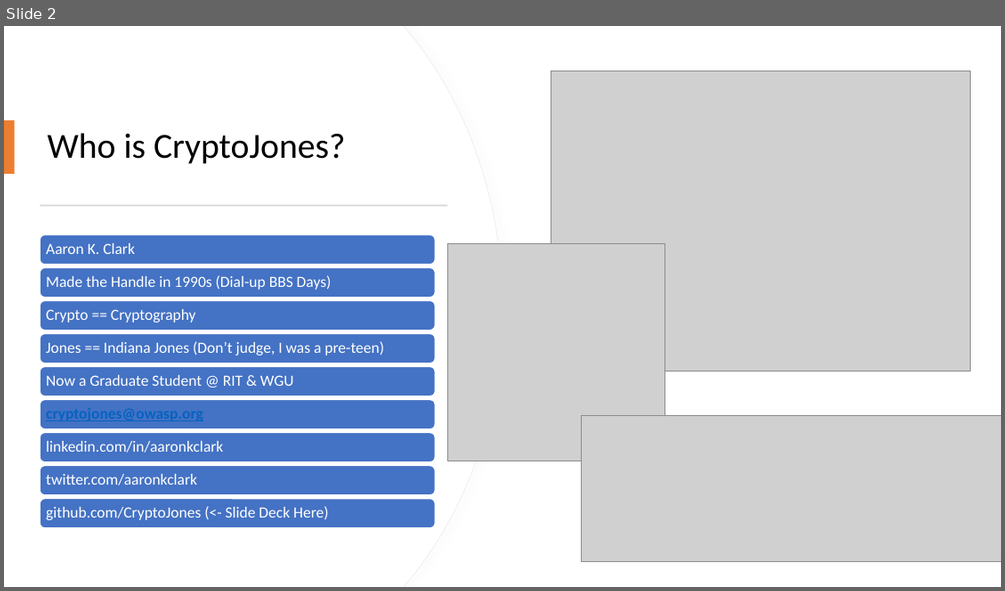
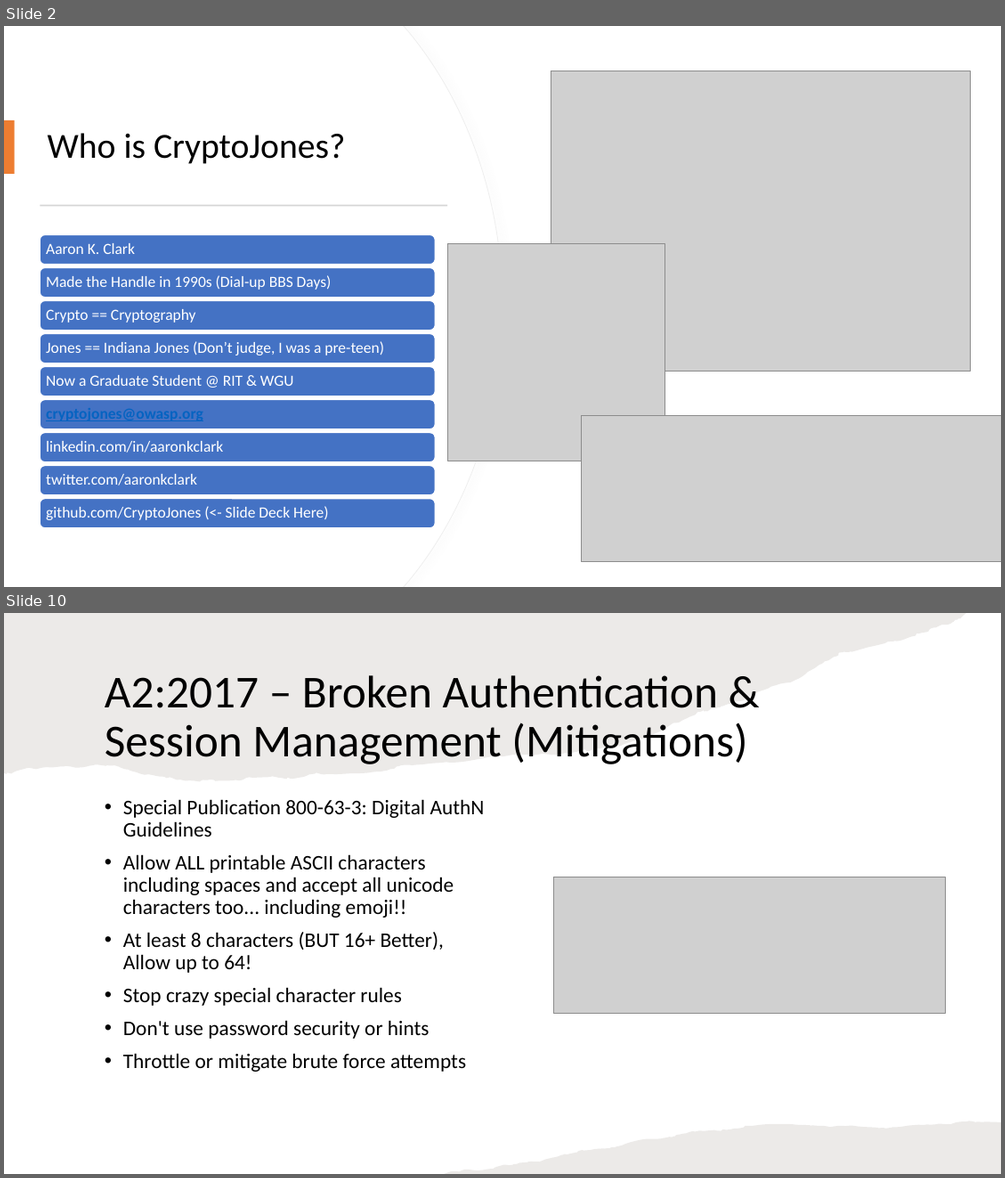
Before and after one commit to CryptoJones/OWASP-OMAHA-QTR2-MTG, a slide deck: slidedeck.pptx. Shown one above the other, each under a label of ours: slide 2 before the commit, slides 2 and 10 after it; the slides between them are not shown. The pictures are 1005x591 and 1005x1178 pixels, drawn with LibreOffice and Linux fonts; fonts in the diff are those of the drawing; grey boxes stand for pictures. Boxes give left, top, right and bottom in pixels: in the first picture for what was removed or moved away, otherwise in the second. Text is boxed around its words. In the diff, an @@ line names an element or a change of style, - is before the commit and + after.

```diff
--- a/slidedeck.pptx
+++ b/slidedeck.pptx
@@ slide 10 added at <box>4,613,1001,1174</box>, background #FFFFFF @@
@@ freeform shape added at <box>4,613,966,781</box>, fill #82766A at 15% opacity @@
@@ title added at <box>105,675,747,764</box>, 44 pt, text #000000 @@
+A2:2017 – Broken Authentication &
+Session Management (Mitigations)
@@ text added at <box>123,799,485,1071</box>, 20 pt, text #000000 @@
+• Special Publication 800-63-3: Digital AuthN Guidelines
+• Allow ALL printable ASCII characters including spaces and accept all unicode characters too... including emoji!!
+• At least 8 characters (BUT 16+ Better), Allow up to 64!
+• Stop crazy special character rules
+• Don't use password security or hints
+• Throttle or mitigate brute force attempts
@@ picture added at <box>554,877,946,1013</box> @@
@@ freeform shape added at <box>445,1121,1001,1174</box>, fill #82766A at 15% opacity @@
```
Also in this commit, not shown: 4 slides changed, 32 other slides added, 28 slides removed, 1 other file.
